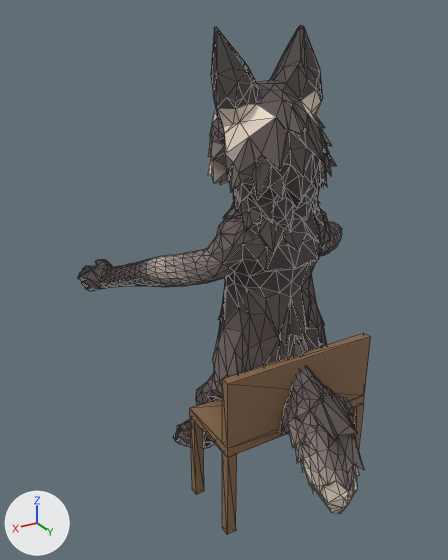
The glTF model assets/models/wolf/wolf.rig.glb, before and after one commit.
Before and after are seen from a camera (50 mm lens) standing at (0.659, 0.897, 0.956) and looking at (0.088, -0.054, 0.48). The lights are fixed; the arrows at lower left show +X, +Y and +Z. The older version comes first. Mesh edges are drawn as thin lines.

The first picture shows 'Wolf.001', 'chair'.
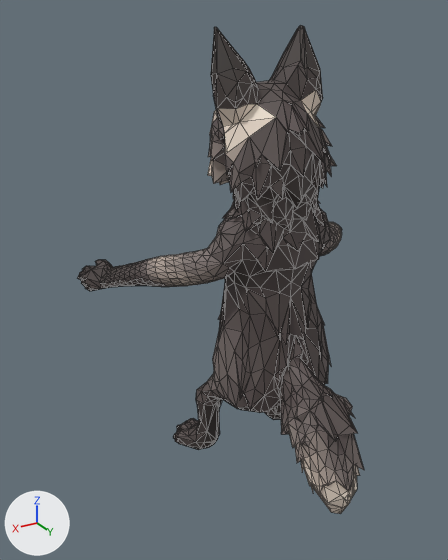
Location of each change, (x1, y1, x2, y2) in pixels of the pictures (448 x 560 px):
'chair', deleted (brown): before (190, 333, 371, 534)

What changed in the scene script:
```text
Remove ob_chair:
    ob_chair = bpy.data.objects.new('chair', me_chair)
    ob_chair.location = (0.0, 0.0, 0.0)
```
